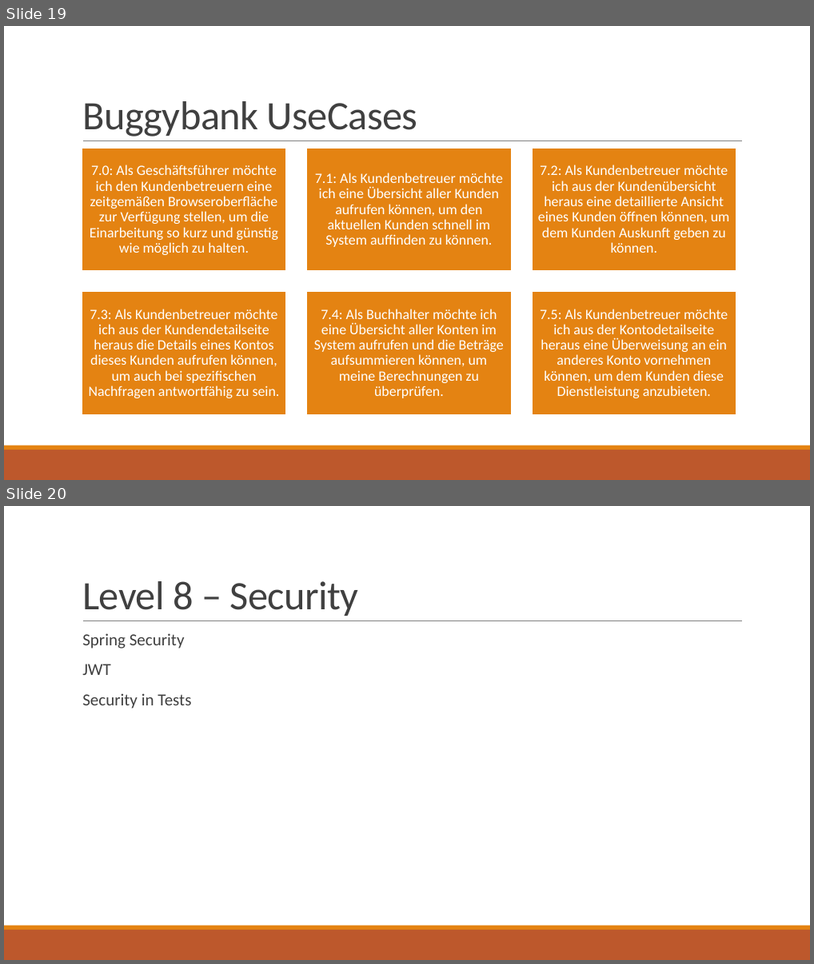
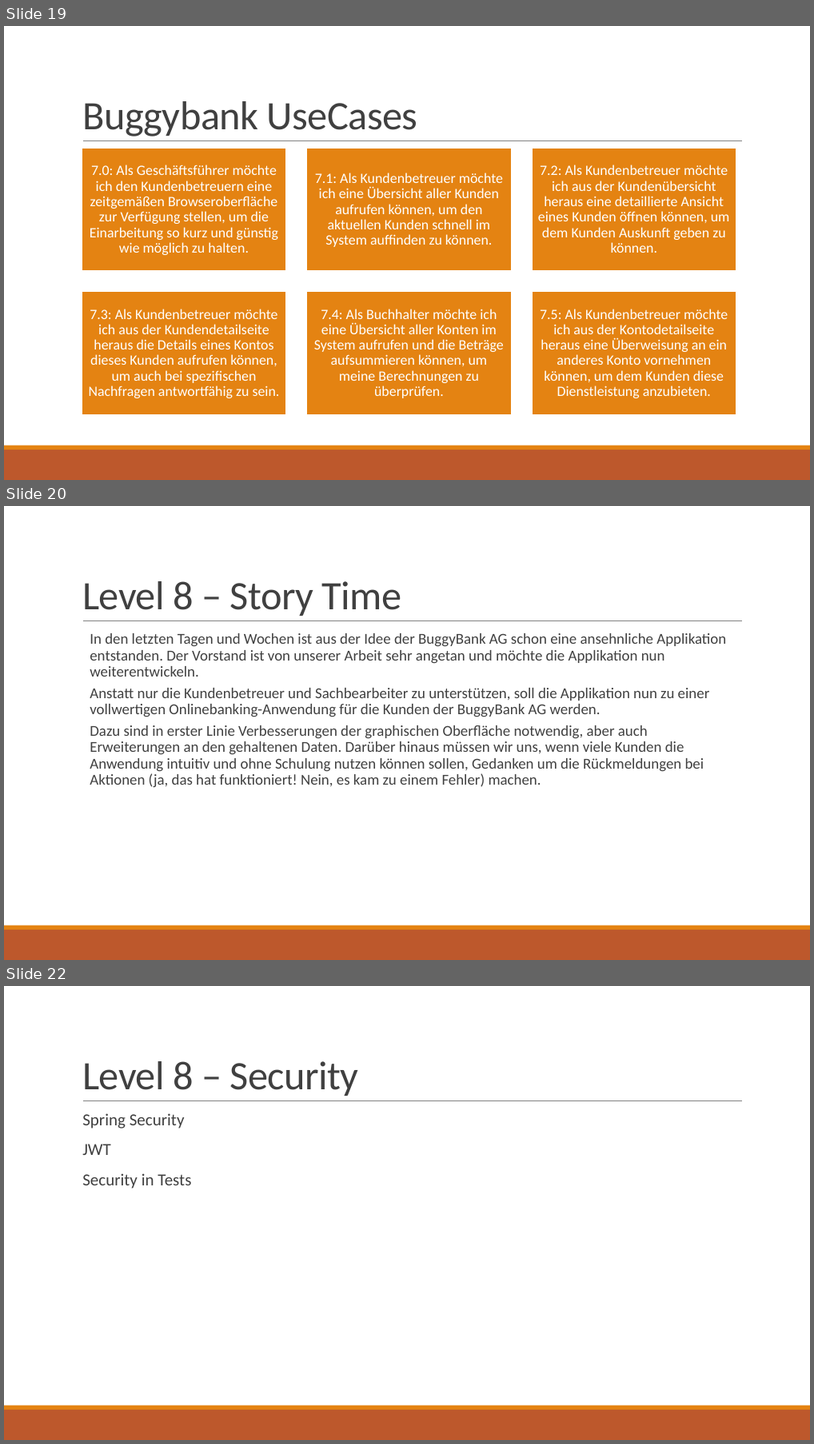
Before and after one commit to SpiritTesting/buggybank, a slide deck: Aufgaben.pptx. Shown one above the other, each under a label of ours: slides 19 and 20 before the commit, slides 19, 20 and 22 after it; the slides between them are not shown. The pictures are 814x964 and 814x1444 pixels, drawn with LibreOffice and Linux fonts; fonts in the diff are those of the drawing; background and template pictures are left out. Boxes give left, top, right and bottom in pixels: in the first picture for what was removed or moved away, otherwise in the second. Text is boxed around its words. In the diff, an @@ line names an element or a change of style, - is before the commit and + after.

```diff
--- a/Aufgaben.pptx
+++ b/Aufgaben.pptx
@@ slide 20 added at box(4, 506, 810, 960), background #FFFFFF; not listed: 3 template elements that a slide beside it also shows @@
@@ title added at box(82, 581, 402, 616), 48 pt, text #404040 @@
+Level 8 – Story Time
@@ text added at box(90, 633, 726, 787), 18 pt, text #404040 @@
+  In den letzten Tagen und Wochen ist aus der Idee der BuggyBank AG schon eine ansehnliche Applikation entstanden. Der Vorstand ist von unserer Arbeit sehr angetan und möchte die Applikation nun weiterentwickeln.
+  Anstatt nur die Kundenbetreuer und Sachbearbeiter zu unterstützen, soll die Applikation nun zu einer vollwertigen Onlinebanking-Anwendung für die Kunden der BuggyBank AG werden.
+  Dazu sind in erster Linie Verbesserungen der graphischen Oberfläche notwendig, aber auch Erweiterungen an den gehaltenen Daten. Darüber hinaus müssen wir uns, wenn viele Kunden die Anwendung intuitiv und ohne Schulung nutzen können sollen, Gedanken um die Rückmeldungen bei Aktionen (ja, das hat funktioniert! Nein, es kam zu einem Fehler) machen.
@@ what was slide 20 is now slide 22 @@
```
Also in this commit, not shown: 1 other slide added, 4 other files.
